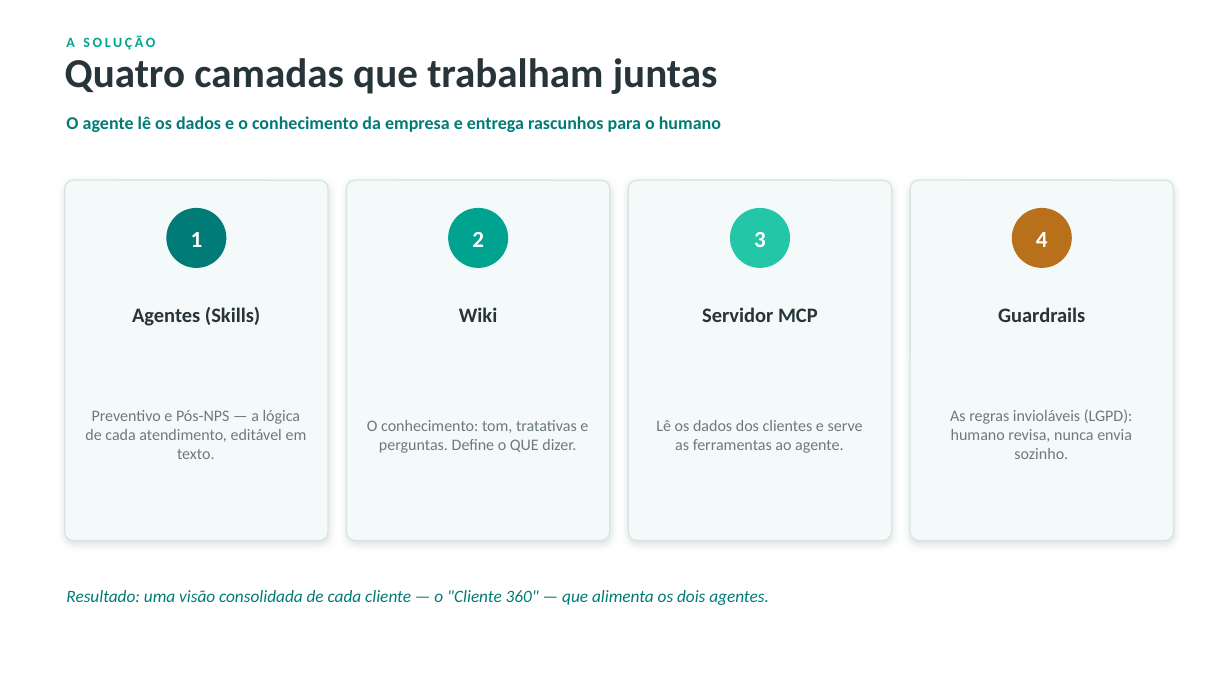
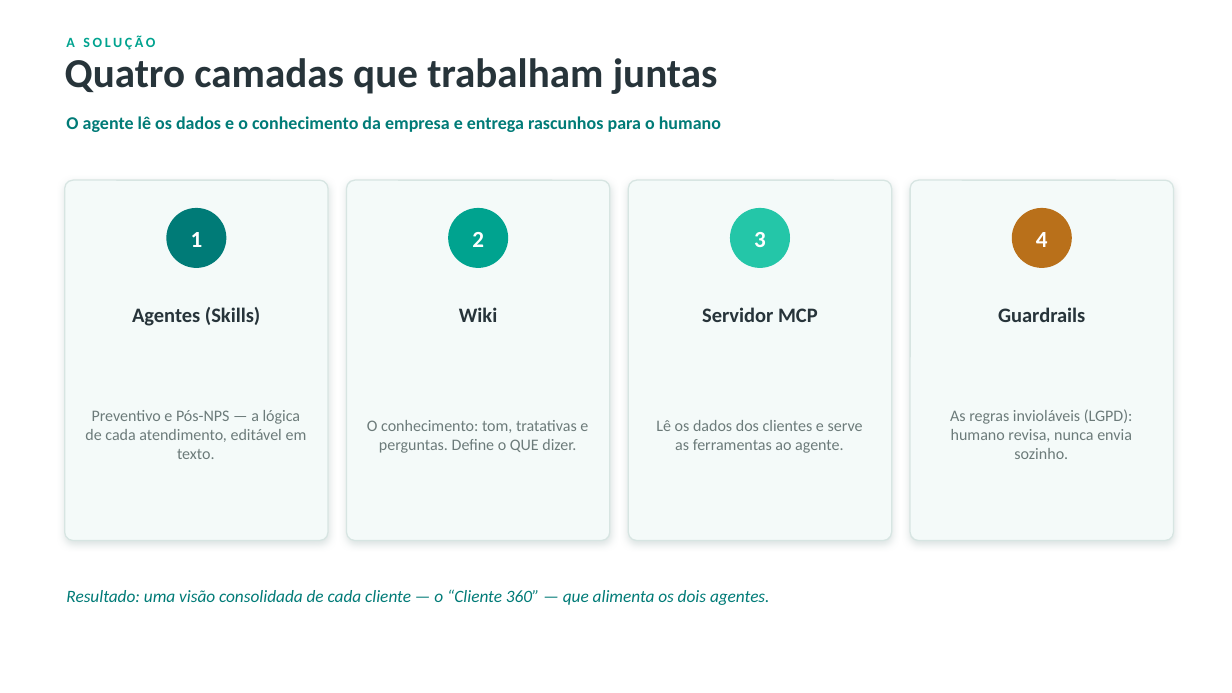
Before and after one commit to igorcamposdeborba/agente-ia-atendimento, a slide deck: slide 6 of 2-sistema-de-atendimento/planejamento/Millenium-Agente-IA.pptx (slide 5 before the commit). Drawn at 1232x693 pixels with LibreOffice and Linux fonts; fonts in the diff are those of the drawing. Boxes give left, top, right and bottom in pixels: in the first picture for what was removed or moved away, otherwise in the second. Text is boxed around its words. In the diff, an @@ line names an element or a change of style, - is before the commit and + after.

```diff
--- a/2-sistema-de-atendimento/planejamento/Millenium-Agente-IA.pptx
+++ b/2-sistema-de-atendimento/planejamento/Millenium-Agente-IA.pptx
@@ text at box(66, 589, 770, 605): text changed @@
-Resultado: uma visão consolidada de cada cliente — o "Cliente 360" — que alimenta os dois agentes.
+Resultado: uma visão consolidada de cada cliente — o “Cliente 360” — que alimenta os dois agentes.
```
Also in this commit, not shown: 15 other slides changed, 3 slides added, 1 slide removed, 14 other files.
